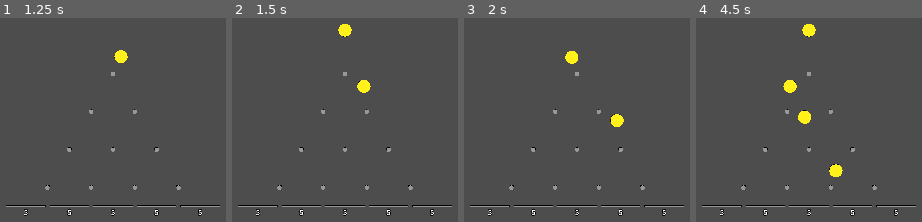
Above: before the commit, frames 1-4 (left to right).
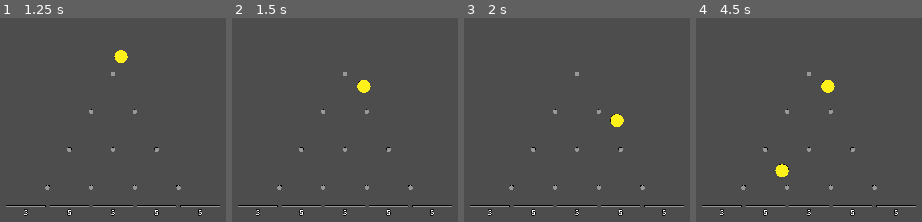
Above: after the commit, the same moments.

Repository: kjbrown-sandbox/pleenko
Game: Godot game, scene res://entities/main/main.tscn
Two runs of this game, one before a commit and one after it. Both use one fixed random seed, a clock stepped at 60 frames per second and the inputs below.
Inputs (mouse positions are in pixels of both pictures, inside the frame that each line leads up to):
- Up to frame 1 (1.25 s): tap Enter at 0.5 s; move the mouse to (outside the picture) at 0.52 s; hold Right from 0.53 s (still down); hold Space (drop_coin) from 0.53 s (still down); click (outside the picture) at 0.67 s
- Up to frame 2 (1.5 s): move the mouse to (outside the picture) at 1.27 s; release Right at 1.28 s; release Space (drop_coin) at 1.28 s; hold Left from 1.28 s (still down); tap Space (drop_coin) at 1.35 s
- Up to frame 3 (2 s): keep holding Left
- Up to frame 4 (4.5 s): move the mouse to (outside the picture) at 2.02 s; release Left at 2.03 s; hold 1 (drop_unrefined) 2.03-2.78 s; hold Right 2.03-3.53 s; tap Space (drop_coin) at 2.3, 3.05, 4.35 s; move the mouse to (768, 164) at 2.77 s; tap P at 2.85 s; click (768, 164) at 2.92 s; move the mouse to (outside the picture) at 3.52 s; hold Space (drop_coin) 3.53-4.28 s; hold Left from 3.53 s (still down); move the mouse to (outside the picture) at 4.27 s

Frame 1 is identical in both runs. In frame 2, 0.3% of the frame differs, in the area x 46-54%, y 2-10%; in frame 3, 0.3%; in frame 4, 1.8%, in the area x 34-66%, y 2-78%.

Commit message:
Add drop delay

Diff:
--- a/entities/plinko_board/plinko_board.gd
+++ b/entities/plinko_board/plinko_board.gd
@@ -12,6 +12,8 @@
 @onready var pegs_container: Node3D = $Pegs
 @onready var buckets_container: Node3D = $Buckets
 
+var can_drop = true
+
 func _ready() -> void:
 	build_board()
 
@@ -20,11 +22,16 @@
 		drop_coin()
 
 func drop_coin() -> void:
+	if not can_drop:
+		return
+
 	var coin = CoinScene.instantiate()
 	coin.board = self
 	coin.position = Vector3(0, vertical_spacing + 0.2, 0) # 0.2 is coin + peg radius
 	add_child(coin)
 	coin.start(Vector3(0, 0.2, 0))
+	can_drop = false
+	get_tree().create_timer(1.0).timeout.connect(func(): can_drop = true)
 
 func build_board() -> void:
 	for child in pegs_container.get_children():
